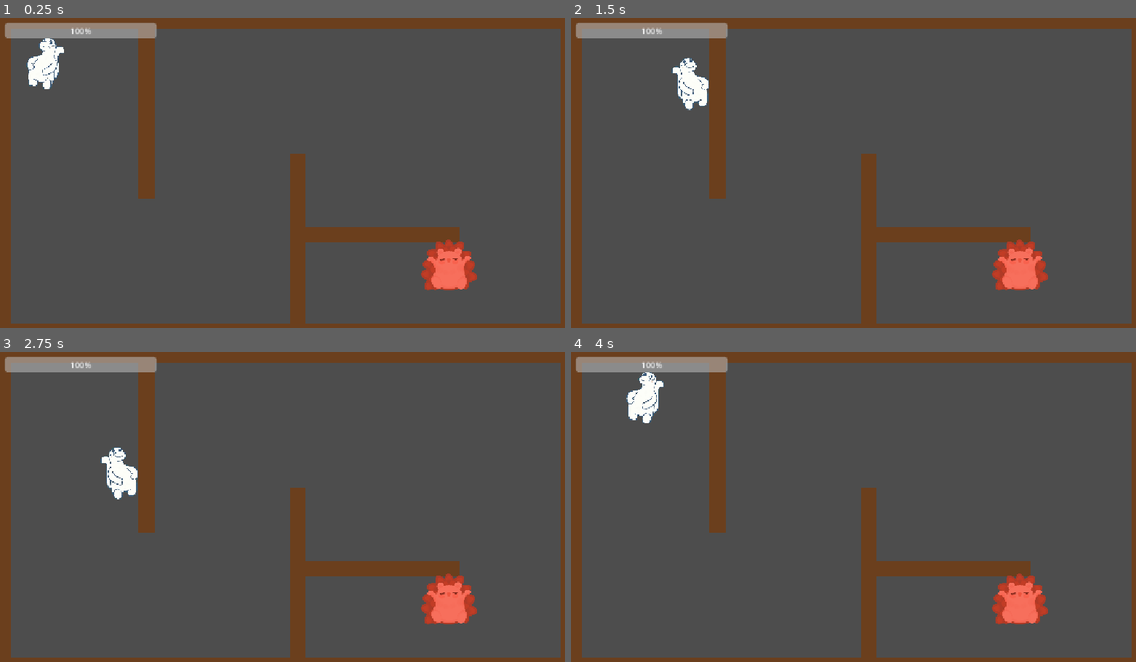
Above: before the commit, frames 1-4 (two rows, left to right).
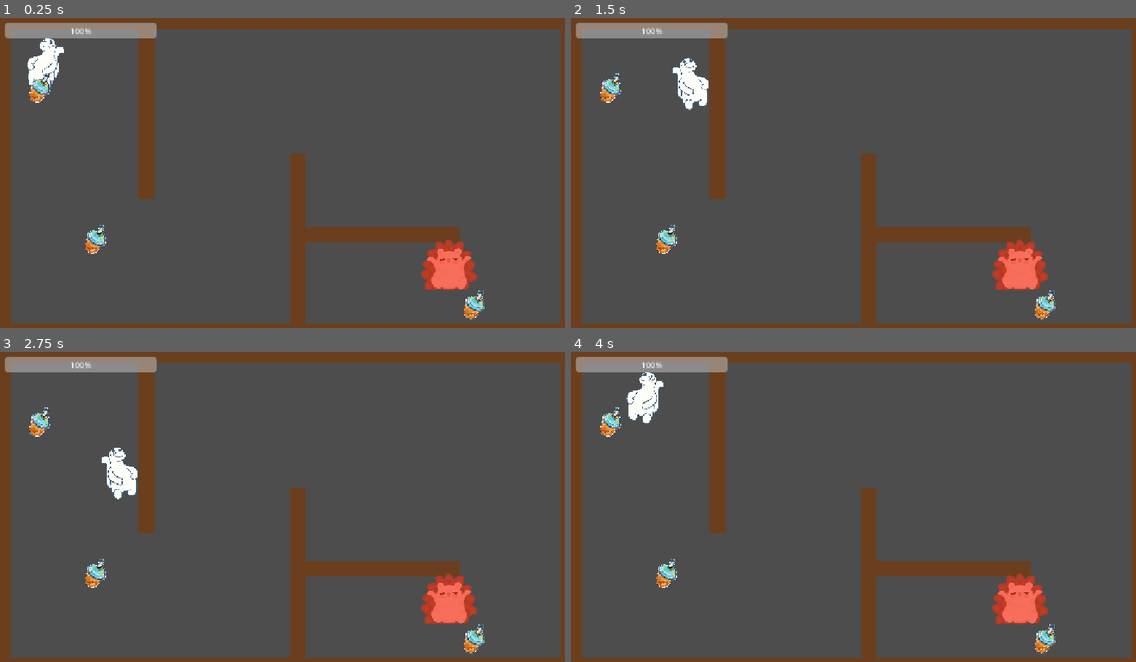
Above: after the commit, the same moments.

Repository: Rexaintreal/bobascape
Game: Godot game, scene res://main.tscn
Two runs of this game, one before a commit and one after it. Both use one fixed random seed, a clock stepped at 60 frames per second and the inputs below.
Inputs:
- Up to frame 1 (0.25 s): no input
- Up to frame 2 (1.5 s): tap Enter at 0.5 s; hold Right (ui_right) 0.53-1.28 s; hold Down (ui_down) from 1.28 s (still down)
- Up to frame 3 (2.75 s): release Down (ui_down) at 2.03 s; hold Right (ui_right) from 2.03 s (still down)
- Up to frame 4 (4 s): tap Space at 2.75 s; release Right (ui_right) at 2.78 s; hold Up (ui_up) 2.78-3.53 s; hold Left (ui_left) from 3.53 s (still down)

The runs differ from the first frame. In frame 1, 0.7% of the frame differs, in the area x 5-86%, y 17-98%; in frame 2, 0.7%; in frame 3, 0.7%; in frame 4, 0.7%.

Commit message:
added boba as pickups to get 25 health points back

Diff:
--- /dev/null
+++ b/boba.gd
@@ -0,0 +1,11 @@
+extends Area2D
+
+@export var heal_amount := 25
+
+func _ready():
+	body_entered.connect(_on_body_entered)
+
+func _on_body_entered(body):
+	if body.is_in_group("player") and body.health < body.max_health:
+		body.heal(heal_amount)
+		queue_free()
--- /dev/null
+++ b/boba.tscn
@@ -0,0 +1,18 @@
+[gd_scene format=3 uid="uid://dmmju1md0gr0b"]
+
+[ext_resource type="Script" uid="uid://jj73krwesyqx" path="res://boba.gd" id="1_rfslc"]
+[ext_resource type="Texture2D" uid="uid://cu7uqfrq3w5w7" path="res://assets/boba.png" id="2_lclmr"]
+
+[sub_resource type="CircleShape2D" id="CircleShape2D_jhtow"]
+radius = 33.0
+
+[node name="Boba" type="Area2D" unique_id=1539505842]
+script = ExtResource("1_rfslc")
+
+[node name="Sprite2D" type="Sprite2D" parent="." unique_id=1516769379]
+scale = Vector2(0.3, 0.3)
+texture = ExtResource("2_lclmr")
+
+[node name="CollisionShape2D" type="CollisionShape2D" parent="." unique_id=1387708954]
+position = Vector2(-1, -2)
+shape = SubResource("CircleShape2D_jhtow")
--- a/main.tscn
+++ b/main.tscn
@@ -4,6 +4,7 @@
 [ext_resource type="PackedScene" uid="uid://b4557crpj10ck" path="res://wall.tscn" id="2_0xm2m"]
 [ext_resource type="Script" uid="uid://bfk07r0lla5xp" path="res://health_bar.gd" id="2_h2yge"]
 [ext_resource type="PackedScene" uid="uid://yq7fyr1fsxkw" path="res://enemy.tscn" id="3_1bvp3"]
+[ext_resource type="PackedScene" uid="uid://dmmju1md0gr0b" path="res://boba.tscn" id="5_lquwl"]
 
 [node name="Main" type="Node2D" unique_id=2045774862]
 
@@ -49,3 +50,12 @@
 [node name="Wall7" parent="." unique_id=1216628106 instance=ExtResource("2_0xm2m")]
 position = Vector2(760, 440)
 size = Vector2(320, 32)
+
+[node name="Boba" parent="." unique_id=1539505842 instance=ExtResource("5_lquwl")]
+position = Vector2(200, 450)
+
+[node name="Boba2" parent="." unique_id=2128080766 instance=ExtResource("5_lquwl")]
+position = Vector2(90, 150)
+
+[node name="Boba3" parent="." unique_id=1759089768 instance=ExtResource("5_lquwl")]
+position = Vector2(950, 580)
--- a/player.gd
+++ b/player.gd
@@ -5,8 +5,8 @@
 const SPEED = 200.0
 
 @export var max_health := 100
-@export var front_texture: Texture2D
-@export var back_texture: Texture2D
+const FRONT_TEXTURE = preload("res://assets/orpheus_front.png")
+const BACK_TEXTURE = preload("res://assets/orpheus_back.png")
 
 var health := 100
 
@@ -16,10 +16,6 @@
 	motion_mode = MOTION_MODE_FLOATING
 	add_to_group("player")
 	health = max_health
-	if front_texture == null:
-		front_texture = sprite.texture
-	if back_texture == null:
-		back_texture = front_texture
 
 func _physics_process(_delta):
 	var direction = Input.get_vector("ui_left", "ui_right", "ui_up", "ui_down")
@@ -27,9 +23,9 @@
 	move_and_slide()
 
 	if direction.y < 0:
-		sprite.texture = back_texture
+		sprite.texture = BACK_TEXTURE
 	elif direction != Vector2.ZERO:
-		sprite.texture = front_texture
+		sprite.texture = FRONT_TEXTURE
 
 	if direction.x != 0:
 		sprite.flip_h = direction.x > 0
Binary file added: assets/boba.png
Not shown, added: assets/boba.png.import
Not shown, added: boba.gd.uid
